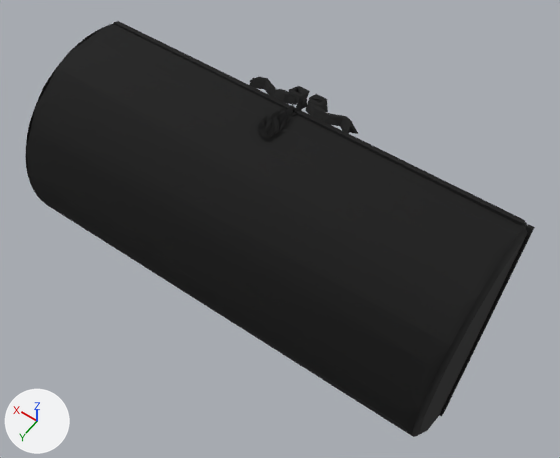
Renders of the OBJ model src/main/resources/Chest/ChestLid.obj from each side of a commit.
One viewpoint serves both versions: a camera (50 mm lens) standing at (-1.29, 1.56, 4.15) and looking at (-0.09, -0.12, 1.51). The axes (+X, +Y, +Z) are drawn at lower left. The lights are the same throughout. Where no turn or scale is listed for an object, it has been applied to the vertices. Vertices at the same position are counted once.

Names of what the first picture shows: 'ChestLid'.
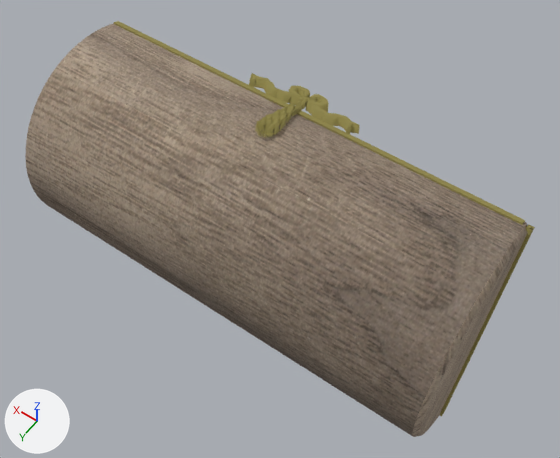
The edits, one by one:
Picture 'W_2_2.jpg' (img_w_2_2_jpg) is new.
Material 'ChromeMaterialSG' (mat_chromematerialsg) is new.
Its base color is (0.29, 0.25, 0.07) (yellow #93894b).
Its roughness is 0.937.
Material 'WoodSG' (mat_woodsg) is new.
Its texture is img_w_2_2_jpg.
Its roughness is 0.945.
me_chestlid is used by ob_chestlid; location (0.0, 0.0, 0.0).
me_chestlid had 519 vertices, 623 faces and spanned x -1.03..1.02, y -0.5..0.31, z 1.03..2.04.
me_chestlid now has 809 vertices, 1223 faces and spans x -1.03..1.02, y -0.51..0.31, z 1.03..2.04.
me_chestlid part 1: 16 vertices moved within x -0.22..0.05, y -0.44..-0.13, z 1.94..2.03; 47 vertices removed from x -0.26..0.26, y -0.5..-0.13, z 1.92..2.03; 232 vertices added at x -0.26..0.28, y -0.51..-0.14, z 1.92..2.04.
me_chestlid part 2: 105 vertices added at x -1.02..1.02, y -0.38..0.31, z 1.03..1.99.
me_chestlid part 3: 68 faces spanning x -1.03..1.0, y -0.48..0.02, z 1.05..2.03 switch from mat_chrome08_210sg (black #000000) to mat_chromematerialsg (yellow #93894b).
me_chestlid part 4: 124 faces spanning x -1.02..1.02, y -0.38..0.31, z 1.03..1.99 switch from mat_chrome08_210sg (black #000000) to mat_woodsg (picture img_w_2_2_jpg).

Pixel boxes (x1, y1, x2, y2) of what changed, in the pictures (560 x 458 px):
part 1 of me_chestlid, built on
    before: (250, 78, 358, 137)
    after: (249, 73, 359, 137)
part 2 of me_chestlid, added (brown)
    after: (26, 26, 528, 437)
part 3 of me_chestlid, recoloured (black to yellow)
    both: (114, 21, 535, 417)
part 4 of me_chestlid, recoloured (black to brown)
    both: (29, 82, 527, 436)
